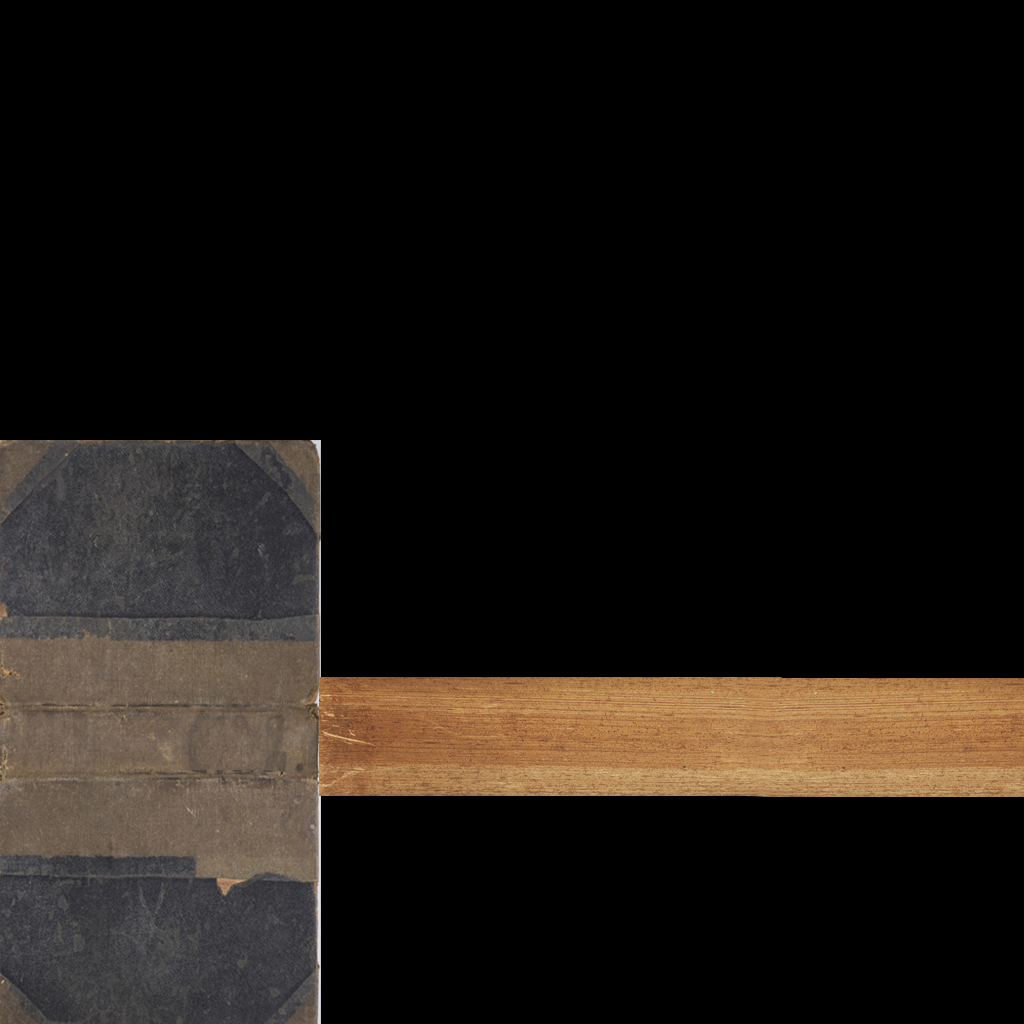
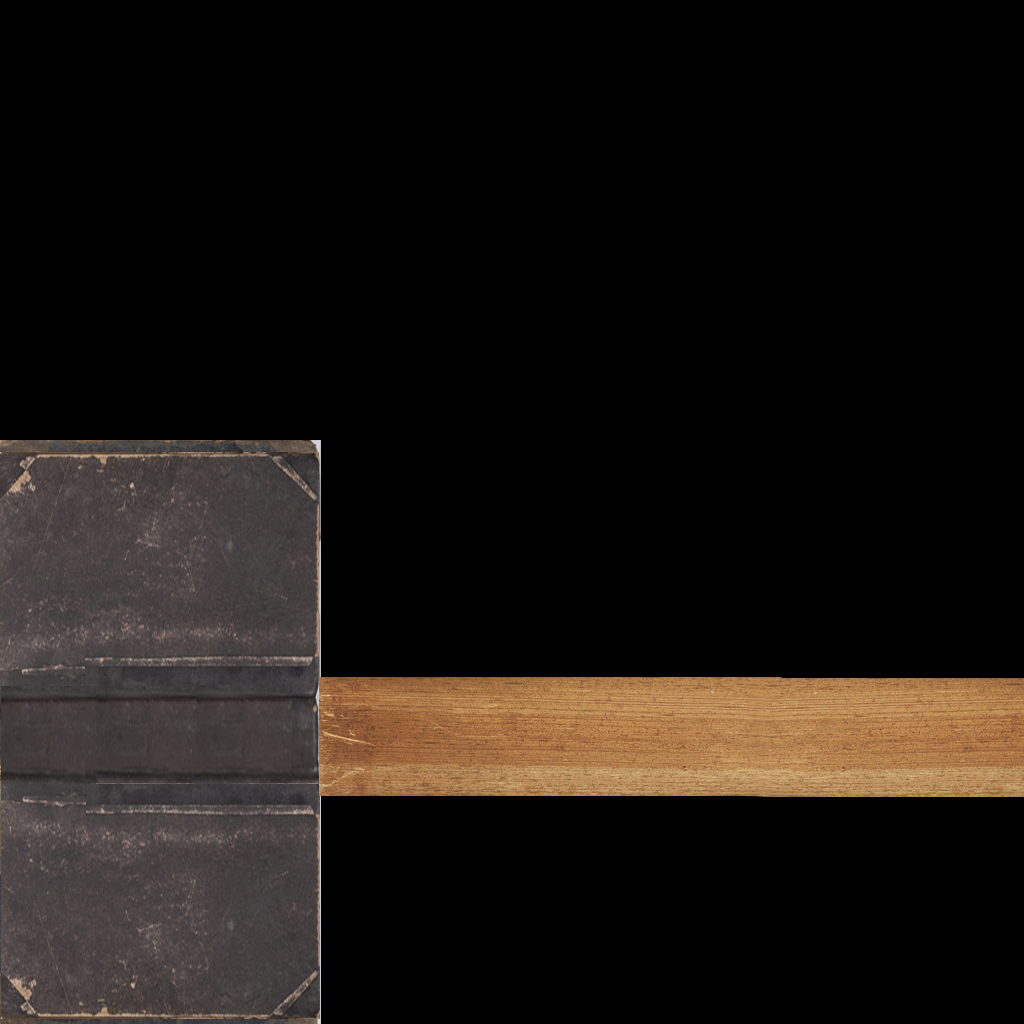
Layer changes from the first 1024px x 1024px image to the second:
added layer "cover2" above "cover" over [0, 452, 320, 1019]
